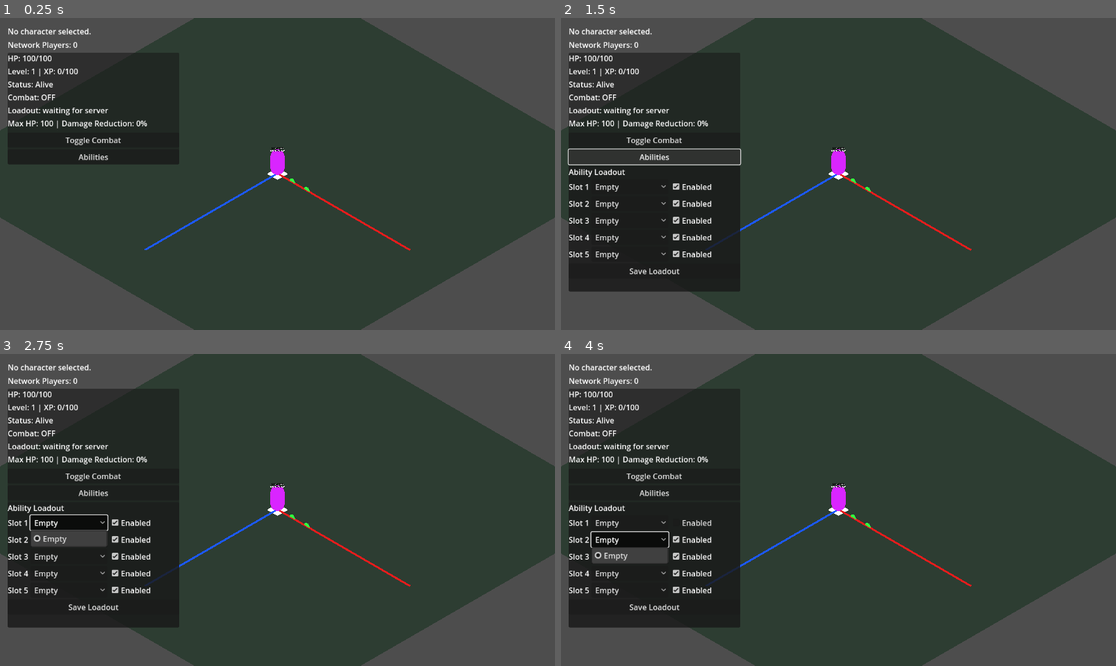
Above: before the commit, frames 1-4 (two rows, left to right).
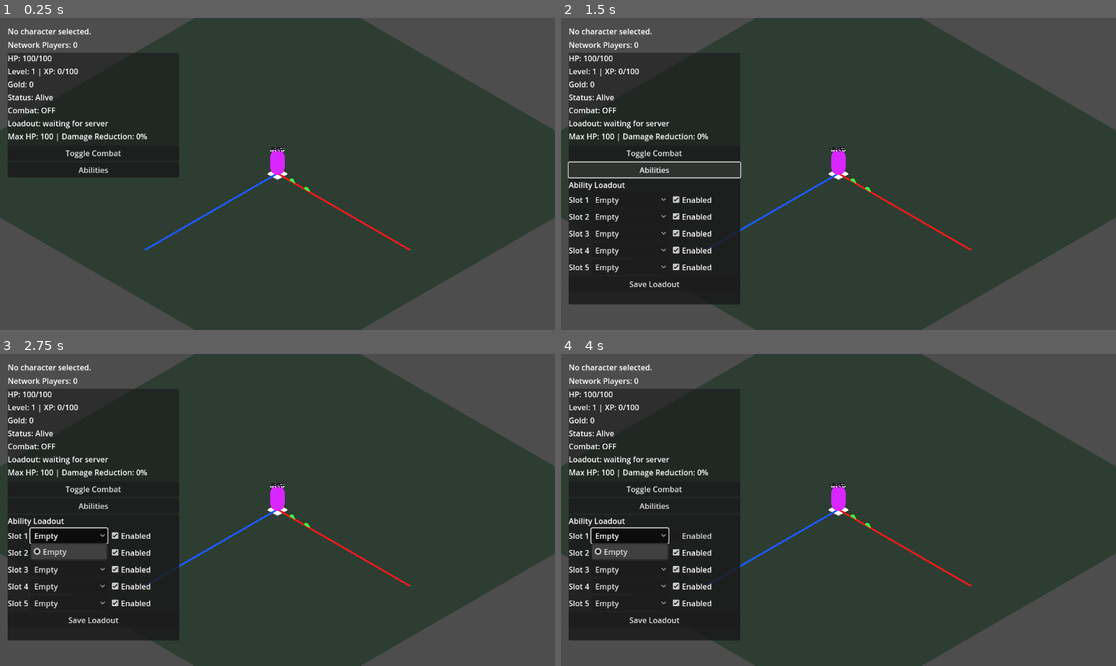
Above: after the commit, the same moments.

Repository: ademastrie/rpg_prototype
Game: Godot game, scene res://scenes/client/client_game.tscn
Same seed, same stepped clock (60 frames per second), same inputs: the game is played once before the commit and once after it. This scene is started directly instead of the project's main scene.
Inputs:
- Up to frame 1 (0.25 s): no input
- Up to frame 2 (1.5 s): click "Toggle Combat" at 0.5 s; click "Abilities" at 1.25 s
- Up to frame 3 (2.75 s): click "Empty" at 2 s
- Up to frame 4 (4 s): click "Enabled" at 2.75 s; click "Empty" at 3.5 s

The runs differ from the first frame. In frame 1, 2.5% of the frame differs, in the area x 1-33%, y 20-52%; in frame 2, 5.0%; in frame 3, 5.5%, in the area x 1-33%, y 20-92%; in frame 4, 4.9%.

Commit message:
Add persistent gold rewards from pickups

Diff:
--- a/godot/scripts/client/client_game.gd
+++ b/godot/scripts/client/client_game.gd
@@ -49,6 +49,7 @@
 	world_spawner.player_down_state_updated.connect(_on_player_down_state_updated)
 	world_spawner.player_combat_stats_updated.connect(_on_player_combat_stats_updated)
 	world_spawner.character_progression_updated.connect(_on_character_progression_updated)
+	world_spawner.character_gold_updated.connect(_on_character_gold_updated)
 	world_spawner.combat_mode_updated.connect(_on_combat_mode_updated)
 	world_spawner.ability_enabled_updated.connect(_on_ability_enabled_updated)
 	world_spawner.ability_state_updated.connect(_on_ability_state_updated)
@@ -78,10 +79,12 @@
 	var character_name := str(selected_character.get("name", "Unnamed"))
 	var level := int(selected_character.get("level", 1))
 	var xp := int(selected_character.get("xp", 0))
+	var gold := int(selected_character.get("gold", 0))
 	var region_id := str(selected_character.get("region_id", "unknown_region"))
 	_character_status_text = "Character: %s | Level %s | Region: %s" % [character_name, level, region_id]
 	status_label.text = _character_status_text
 	game_hud.call("update_progression", level, xp, level * 100)
+	game_hud.call("update_gold", gold)
 	if debug_client_startup_logs:
 		print("Client game loaded character: %s" % selected_character)
 
@@ -217,6 +220,16 @@
 		status_label.text = _character_status_text
 
 
+func _on_character_gold_updated(peer_id: int, gold: int) -> void:
+	if peer_id != multiplayer.get_unique_id():
+		return
+
+	var confirmed_gold: int = max(gold, 0)
+	game_hud.call("update_gold", confirmed_gold)
+	selected_character["gold"] = confirmed_gold
+	ClientSession.selected_character["gold"] = confirmed_gold
+
+
 func _on_player_down_state_updated(peer_id: int, is_down: bool) -> void:
 	if peer_id != multiplayer.get_unique_id():
 		return
--- a/godot/scripts/client/game_hud.gd
+++ b/godot/scripts/client/game_hud.gd
@@ -27,6 +27,7 @@
 var _ability_panel_status: Label = null
 var _message_label: Label = null
 var _message_timer: SceneTreeTimer = null
+var _gold_label: Label = null
 
 
 func _ready() -> void:
@@ -34,6 +35,8 @@
 	_build_ability_panel()
 	update_health(100, 100)
 	update_progression(1, 0, 100)
+	_build_gold_label()
+	update_gold(0)
 	update_down_state(false)
 	update_combat_mode(false)
 	_build_combat_stats_label()
@@ -60,6 +63,13 @@
 	progression_label.text = "Level: %s | XP: %s/%s" % [level, xp, max(xp_to_next, 1)]
 
 
+func update_gold(gold: int) -> void:
+	if _gold_label == null:
+		return
+
+	_gold_label.text = "Gold: %s" % max(gold, 0)
+
+
 func update_down_state(is_down: bool) -> void:
 	if is_down:
 		status_label.text = "Status: DOWN"
@@ -239,6 +249,13 @@
 	_combat_stats_label = Label.new()
 	hud_vbox.add_child(_combat_stats_label)
 	hud_vbox.move_child(_combat_stats_label, loadout_label.get_index() + 1)
+
+
+func _build_gold_label() -> void:
+	_gold_label = Label.new()
+	_gold_label.name = "GoldLabel"
+	hud_vbox.add_child(_gold_label)
+	hud_vbox.move_child(_gold_label, progression_label.get_index() + 1)
 
 
 func _refresh_ability_panel_options() -> void:
--- a/godot/scripts/server/server_game.gd
+++ b/godot/scripts/server/server_game.gd
@@ -37,6 +37,7 @@
 	multiplayer.peer_disconnected.connect(_on_peer_disconnected)
 	world_spawner.join_requested.connect(_on_join_requested)
 	world_spawner.ability_loadout_update_requested.connect(_on_ability_loadout_update_requested)
+	world_spawner.loot_reward_pickup_requested.connect(_on_loot_reward_pickup_requested)
 	enemy_spawner.connect("enemy_killed", Callable(self, "_on_enemy_killed"))
 
 	var peer: ENetMultiplayerPeer = ENetMultiplayerPeer.new()
@@ -170,6 +171,7 @@
 	var character_name: String = str(response_data.get("character_name", ""))
 	var level: int = int(response_data.get("level", 1))
 	var xp: int = int(response_data.get("xp", 0))
+	var gold: int = int(response_data.get("gold", 0))
 	var region_id: String = str(response_data.get("region_id", ""))
 	var position_x: float = float(response_data.get("position_x", 0.0))
 	var position_y: float = float(response_data.get("position_y", 0.0))
@@ -191,6 +193,7 @@
 		"level": level,
 		"xp": xp,
 		"xp_to_next": level * 100,
+		"gold": gold,
 		"region_id": region_id,
 		"position_x": position_x,
 		"position_y": position_y,
@@ -307,6 +310,7 @@
 		"xp": int(session.get("xp", 0)),
 		"xp_to_next": int(session.get("xp_to_next", int(session.get("level", 1)) * 100)),
 	})
+	world_spawner.call("apply_confirmed_character_gold", peer_id, int(session.get("gold", 0)))
 	_log_join_timing(peer_id, "initial player sync sent")
 	enemy_spawner.call("sync_peer", peer_id)
 	_log_join_timing(peer_id, "initial enemy sync sent")
@@ -531,6 +535,102 @@
 	_award_kill_xp(attacker_peer_id, enemy_id)
 
 
+func _on_loot_reward_pickup_requested(peer_id: int, loot_orb_id: int, reward_payload: Dictionary) -> void:
+	var session: Dictionary = peer_sessions.get(peer_id, {}) as Dictionary
+	if not bool(session.get("joined", false)):
+		world_spawner.call("reject_loot_pickup", loot_orb_id)
+		return
+
+	# Pickup reward payloads are server-owned and intentionally generic. Future
+	# payloads may include items, materials, quest objects, mixed reward bundles,
+	# and player/party ownership rules.
+	var reward_type: String = str(reward_payload.get("type", "")).strip_edges()
+	if reward_type == "currency":
+		_award_loot_currency(peer_id, loot_orb_id, reward_payload)
+		return
+
+	print("Rejecting unsupported loot reward for peer %s orb %s: %s" % [peer_id, loot_orb_id, reward_payload])
+	world_spawner.call("reject_loot_pickup", loot_orb_id)
+
+
+func _award_loot_currency(peer_id: int, loot_orb_id: int, reward_payload: Dictionary) -> void:
+	var session: Dictionary = peer_sessions.get(peer_id, {}) as Dictionary
+	if not bool(session.get("joined", false)):
+		world_spawner.call("reject_loot_pickup", loot_orb_id)
+		return
+
+	var access_token: String = str(session.get("access_token", ""))
+	var character_id: int = int(session.get("character_id", 0))
+	var gold_amount: int = int(reward_payload.get("gold_amount", 0))
+	if access_token.strip_edges() == "" or character_id <= 0:
+		print("Cannot award loot currency for peer %s orb %s: missing validated session data." % [peer_id, loot_orb_id])
+		world_spawner.call("reject_loot_pickup", loot_orb_id)
+		return
+	if gold_amount < 0:
+		print("Cannot award loot currency for peer %s orb %s: negative gold amount." % [peer_id, loot_orb_id])
+		world_spawner.call("reject_loot_pickup", loot_orb_id)
+		return
+
+	var request: HTTPRequest = HTTPRequest.new()
+	add_child(request)
+	request.request_completed.connect(_on_loot_currency_award_completed.bind(peer_id, loot_orb_id, gold_amount, request))
+
+	var headers: PackedStringArray = PackedStringArray([
+		"Content-Type: application/json",
+		"Authorization: Bearer %s" % access_token,
+	])
+	var body: String = JSON.stringify({"gold_amount": gold_amount})
+	var url: String = "%s/characters/%s/currency" % [_normalized_backend_base_url(), character_id]
+	var error: Error = request.request(url, headers, HTTPClient.METHOD_POST, body)
+	if error != OK:
+		print("Failed to start loot currency award for peer %s orb %s: %s" % [peer_id, loot_orb_id, error])
+		request.queue_free()
+		world_spawner.call("reject_loot_pickup", loot_orb_id)
+
+
+func _on_loot_currency_award_completed(
+	result: int,
+	response_code: int,
+	_headers: PackedStringArray,
+	body: PackedByteArray,
+	peer_id: int,
+	loot_orb_id: int,
+	gold_amount: int,
+	request: HTTPRequest
+) -> void:
+	request.queue_free()
+	if not connected_peers.has(peer_id):
+		world_spawner.call("confirm_loot_pickup", loot_orb_id)
+		return
+
+	var response_text: String = body.get_string_from_utf8()
+	if result != HTTPRequest.RESULT_SUCCESS:
+		print("Loot currency award failed for peer %s orb %s: HTTPRequest result %s." % [peer_id, loot_orb_id, result])
+		world_spawner.call("reject_loot_pickup", loot_orb_id)
+		return
+
+	var json: JSON = JSON.new()
+	var parse_error: Error = json.parse(response_text)
+	if parse_error != OK or not (json.data is Dictionary):
+		print("Loot currency award returned invalid JSON for peer %s orb %s. status=%s response=%s" % [peer_id, loot_orb_id, response_code, response_text])
+		world_spawner.call("reject_loot_pickup", loot_orb_id)
+		return
+
+	var response_data: Dictionary = json.data as Dictionary
+	if response_code < 200 or response_code >= 300:
+		print("Loot currency award rejected peer %s orb %s: status=%s response=%s" % [peer_id, loot_orb_id, response_code, response_data])
+		world_spawner.call("reject_loot_pickup", loot_orb_id)
+		return
+
+	var confirmed_gold: int = int(response_data.get("gold", 0))
+	var session: Dictionary = peer_sessions.get(peer_id, {}) as Dictionary
+	session["gold"] = confirmed_gold
+	peer_sessions[peer_id] = session
+	world_spawner.call("apply_confirmed_character_gold", peer_id, confirmed_gold)
+	world_spawner.call("confirm_loot_pickup", loot_orb_id)
+	world_spawner.rpc_id(peer_id, "apply_status_message", peer_id, "Picked up %s gold" % gold_amount)
+
+
 func _award_kill_xp(peer_id: int, enemy_id: int) -> void:
 	var session: Dictionary = peer_sessions.get(peer_id, {}) as Dictionary
 	if not bool(session.get("joined", false)):
--- a/godot/scripts/shared/world_spawner.gd
+++ b/godot/scripts/shared/world_spawner.gd
@@ -6,6 +6,7 @@
 signal player_down_state_updated(peer_id: int, is_down: bool)
 signal player_combat_stats_updated(peer_id: int, combat_stats: Dictionary)
 signal character_progression_updated(peer_id: int, progression: Dictionary)
+signal character_gold_updated(peer_id: int, gold: int)
 signal combat_mode_updated(peer_id: int, combat_enabled: bool, loadout_entries: Array)
 signal ability_enabled_updated(peer_id: int, ability_name: String, enabled: bool)
 signal ability_state_updated(peer_id: int, ability_name: String, enabled: bool, active: bool, cooldown_remaining: float)
@@ -14,6 +15,7 @@
 signal status_message_received(peer_id: int, message: String)
 signal join_requested(peer_id: int, character_id: int, character_name: String, access_token: String)
 signal ability_loadout_update_requested(peer_id: int, loadout_entries: Array)
+signal loot_reward_pickup_requested(peer_id: int, loot_orb_id: int, reward_payload: Dictionary)
 
 @export var player_placeholder_scene: PackedScene
 @export var movement_speed: float = 4.0
@@ -33,6 +35,7 @@
 @export var player_respawn_delay_seconds: float = 3.0
 @export var prototype_loot_drop_chance: float = 1.0
 @export var prototype_loot_pickup_radius: float = 1.5
+@export var prototype_loot_gold_amount: int = 3
 @export var debug_join_sync_logs: bool = false
 
 var players: Dictionary = {}
@@ -47,6 +50,7 @@
 var _player_is_down_by_peer: Dictionary = {}
 var _player_combat_stats_by_peer: Dictionary = {}
 var _character_progression_by_peer: Dictionary = {}
+var _character_gold_by_peer: Dictionary = {}
 var _player_respawn_positions: Dictionary = {}
 var _last_contact_damage_time_by_peer: Dictionary = {}
 var _combat_enabled_by_peer: Dictionary = {}
@@ -163,6 +167,7 @@
 	_player_is_down_by_peer.erase(peer_id)
 	_player_combat_stats_by_peer.erase(peer_id)
 	_character_progression_by_peer.erase(peer_id)
+	_character_gold_by_peer.erase(peer_id)
 	_player_respawn_positions.erase(peer_id)
 	_last_contact_damage_time_by_peer.erase(peer_id)
 	_combat_enabled_by_peer.erase(peer_id)
@@ -232,6 +237,7 @@
 	_last_ability_time_by_peer[peer_id] = {}
 	_recalculate_player_combat_stats(peer_id, true)
 	_character_progression_by_peer[peer_id] = {"level": 1, "xp": 0, "xp_to_next": 100}
+	_character_gold_by_peer[peer_id] = 0
 	var max_hp: int = int(_player_max_hp_by_peer.get(peer_id, player_max_hp))
 	rpc("apply_player_health_update", peer_id, max_hp, max_hp)
 	rpc("apply_player_down_state", peer_id, false)
@@ -256,6 +262,15 @@
 	rpc_id(peer_id, "apply_character_progression_update", peer_id, confirmed_progression)
 
 
+func apply_confirmed_character_gold(peer_id: int, gold: int) -> void:
+	if not multiplayer.is_server() or not players.has(peer_id):
+		return
+
+	var confirmed_gold: int = max(gold, 0)
+	_character_gold_by_peer[peer_id] = confirmed_gold
+	rpc_id(peer_id, "apply_character_gold_update", peer_id, confirmed_gold)
+
+
 func spawn_prototype_loot_drop(drop_position: Vector3) -> void:
 	if not multiplayer.is_server():
 		return
@@ -266,12 +281,18 @@
 
 	var loot_orb_id: int = _next_loot_orb_id
 	_next_loot_orb_id += 1
-	# Prototype world-drop flow only: future loot should use backend item
-	# definitions, inventory, loot tables, and durable ownership/rewards.
+	# Prototype world-drop flow only. The pickup stays generic: future reward
+	# payloads may include items, materials, quest objects, mixed reward bundles,
+	# and player/party ownership metadata.
+	var reward_payload: Dictionary = {
+		"type": "currency",
+		"gold_amount": max(prototype_loot_gold_amount, 0),
+	}
 	var loot_data: Dictionary = {
 		"loot_orb_id": loot_orb_id,
 		"position": drop_position,
 		"active": true,
+		"reward_payload": reward_payload,
 	}
 	_loot_orbs[loot_orb_id] = loot_data
 	rpc("spawn_loot_orb", loot_orb_id, drop_position)
@@ -512,9 +533,29 @@
 	var loot_data: Dictionary = _loot_orbs[loot_orb_id] as Dictionary
 	loot_data["active"] = false
 	_loot_orbs[loot_orb_id] = loot_data
+	var reward_payload: Dictionary = loot_data.get("reward_payload", {}) as Dictionary
+	loot_reward_pickup_requested.emit(peer_id, loot_orb_id, reward_payload.duplicate(true))
+
+
+func confirm_loot_pickup(loot_orb_id: int) -> void:
+	if not multiplayer.is_server():
+		return
+	if not _loot_orbs.has(loot_orb_id):
+		return
+
 	_loot_orbs.erase(loot_orb_id)
 	rpc("despawn_loot_orb", loot_orb_id)
-	rpc_id(peer_id, "apply_status_message", peer_id, "Picked up loot")
+
+
+func reject_loot_pickup(loot_orb_id: int) -> void:
+	if not multiplayer.is_server():
+		return
+	if not _loot_orbs.has(loot_orb_id):
+		return
+
+	var loot_data: Dictionary = _loot_orbs[loot_orb_id] as Dictionary
+	loot_data["active"] = true
+	_loot_orbs[loot_orb_id] = loot_data
 
 
 func _process_combat_abilities() -> void:
@@ -937,6 +978,12 @@
 
 
 @rpc("authority", "call_remote", "reliable")
+func apply_character_gold_update(peer_id: int, gold: int) -> void:
+	_character_gold_by_peer[peer_id] = max(gold, 0)
+	character_gold_updated.emit(peer_id, max(gold, 0))
+
+
+@rpc("authority", "call_remote", "reliable")
 func apply_combat_mode_update(peer_id: int, combat_enabled: bool, loadout_entries: Array) -> void:
 	_combat_enabled_by_peer[peer_id] = combat_enabled
 	var loadout: Array = []
@@ -1307,6 +1354,7 @@
 	_unlocked_abilities_by_peer.erase(peer_id)
 	_ability_enabled_by_peer.erase(peer_id)
 	_character_progression_by_peer.erase(peer_id)
+	_character_gold_by_peer.erase(peer_id)
 	_player_is_down_by_peer.erase(peer_id)
 	print("Despawned player for peer %s." % peer_id)
 	spawned_player_count_changed.emit(_spawned_nodes.size())
Not shown, added: backend/alembic/versions/20260505_000003_add_character_gold.py
Not shown, changed: backend/app/characters/router.py
Not shown, changed: backend/app/characters/schemas.py
Not shown, changed: backend/app/game/router.py
Not shown, changed: backend/app/models/character.py
Not shown, changed: docs/testing.md
